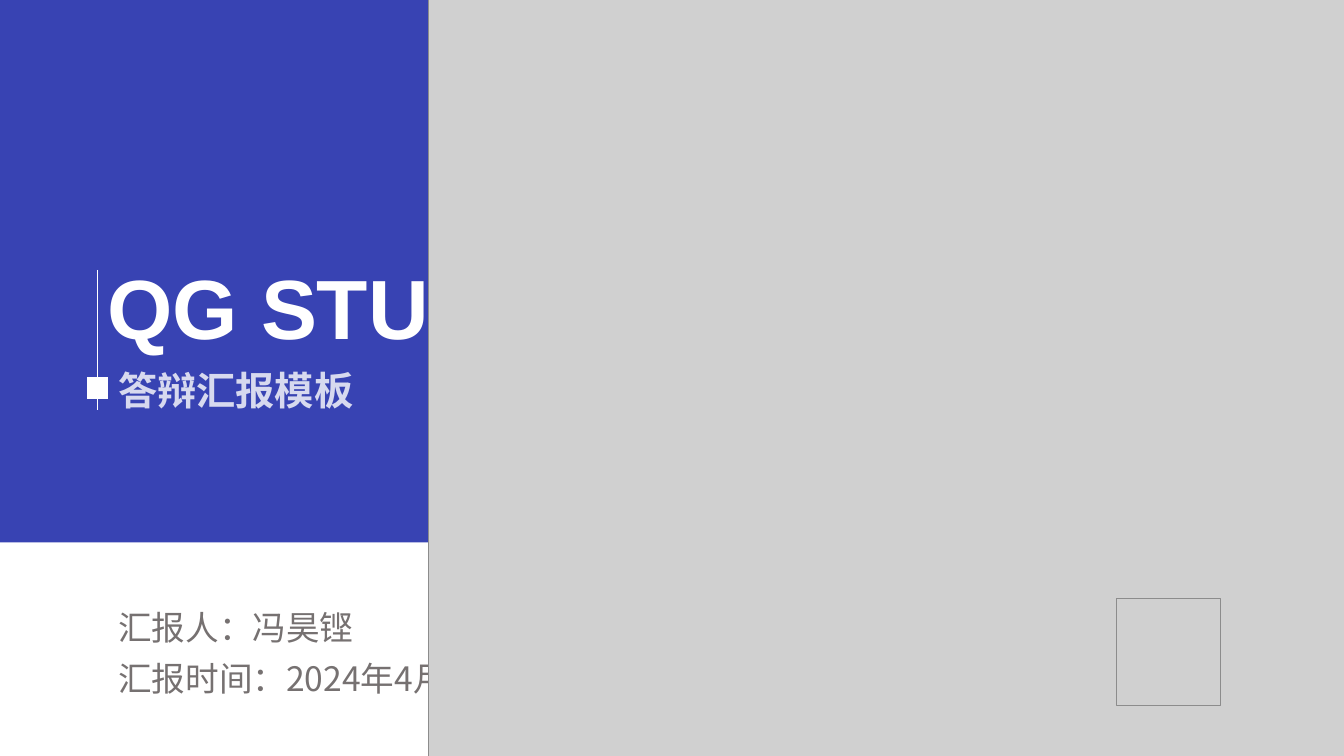
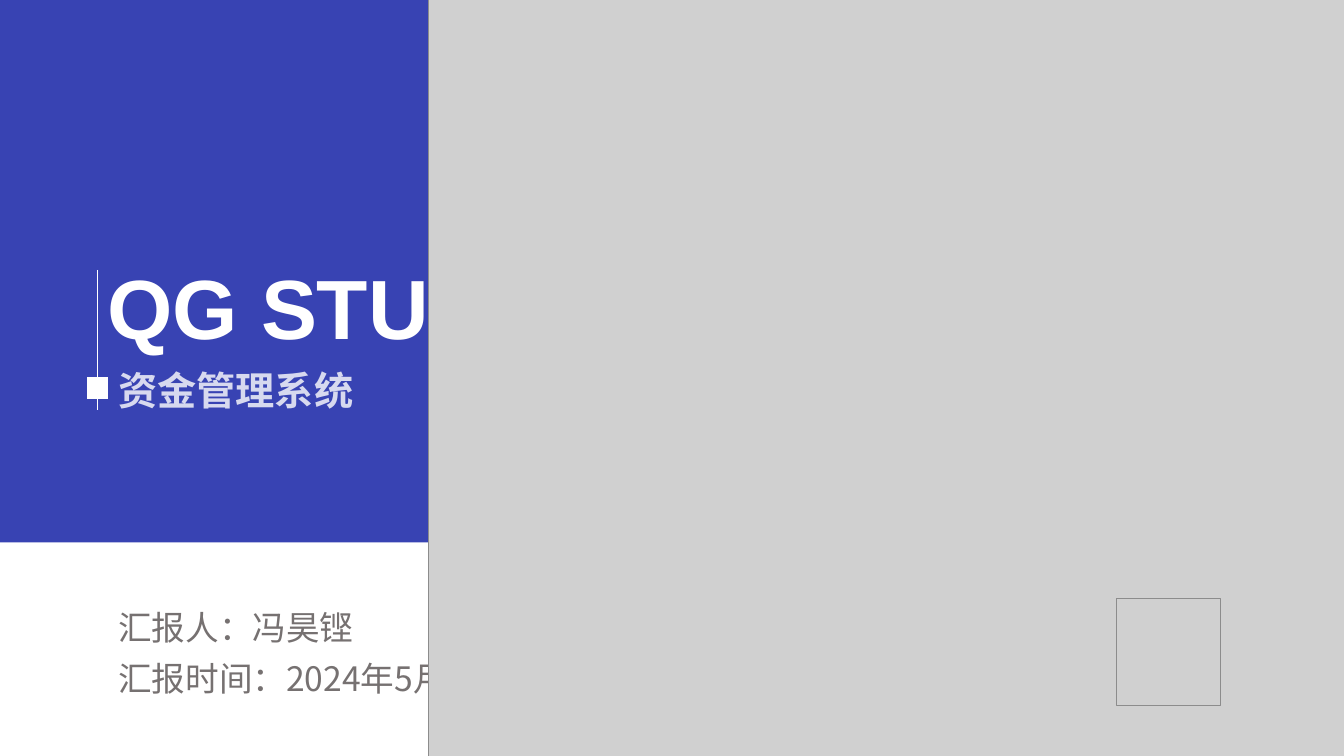
Before and after one commit to fgksking/some-codings, a slide deck: slide 1 of ppt/QG答辩.pptx. Drawn at 1344x756 pixels with LibreOffice and Linux fonts; fonts in the diff are those of the drawing; grey boxes stand for pictures. Boxes give left, top, right and bottom in pixels: in the first picture for what was removed or moved away, otherwise in the second. Text is boxed around its words. In the diff, an @@ line names an element or a change of style, - is before the commit and + after.

```diff
--- a/ppt/QG答辩.pptx
+++ b/ppt/QG答辩.pptx
@@ text at (118, 371, 353, 409): text changed @@
-答辩汇报模板
+资金管理系统
@@ text at (118, 657, 499, 701): text changed @@
-汇报时间：2024年4月29日
+汇报时间：2024年5月6日
```
Also in this commit, not shown: 10 other slides changed, 4 slides added, 1 slide removed, 4 other files.
